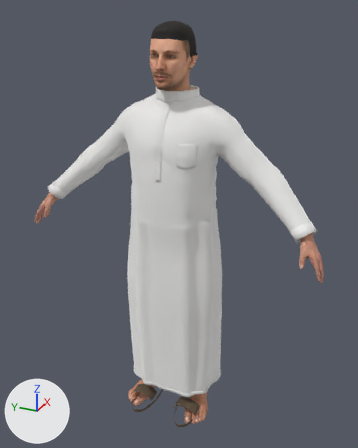
The glTF model src/VRHaji.Web/wwwroot/assets/characters/outfits/man-gamis.glb: old version first, new version second.
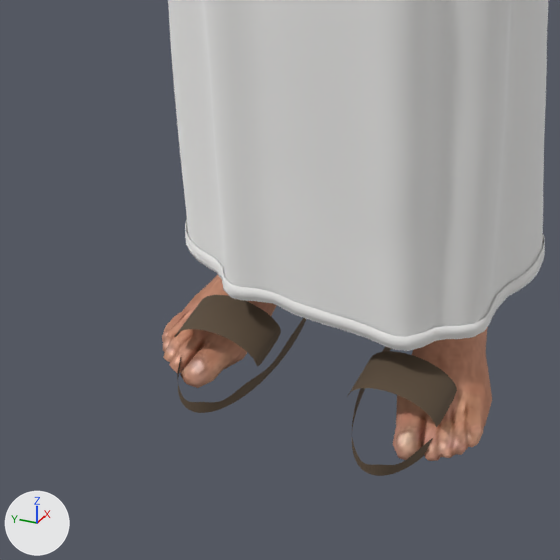
Each version appears first whole from a 50 mm lens placed at (-1.797, -0.844, 1.876), pointed at (0.05, -0.013, 0.953), and next in a close-up on the part from 25% to 63% of the width and 70% to 100% of the height. Every picture has the same lights, and +X, +Y and +Z are marked at lower left. The first two pictures are the older version. Where no turn or scale is listed for an object, it has been applied to the vertices.

In view in the first close-up: 'Robe_Dress', 'Robe_Hem', 'Sandal_L', 'Sandal_R', 'Sandal_Strap_L', 'Sandal_Strap_R', 'Skin_Feet'.
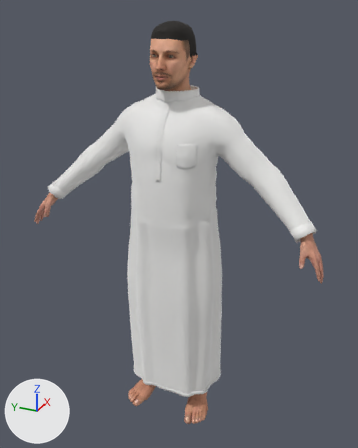
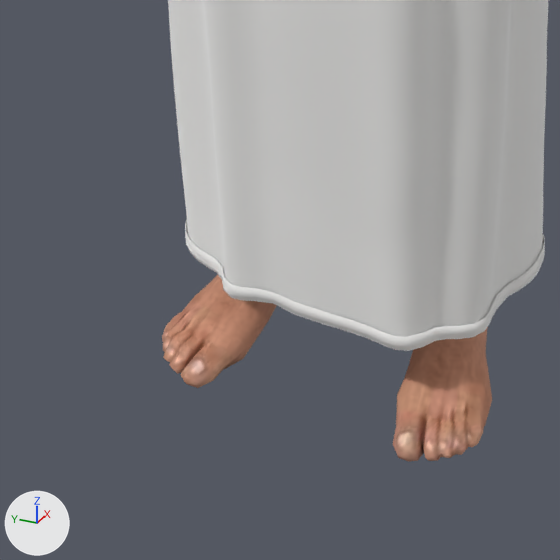
Boxes (x1, y1, x2, y2) around the edits, measured in the close-ups (560 x 560 px):
'Sandal_Strap_L', deleted (brown)
    before: (347, 351, 457, 427)
'Sandal_Strap_R', deleted (brown)
    before: (175, 295, 281, 366)
'Sandal_R', deleted
    before: (177, 318, 306, 413)
'Sandal_L', deleted
    before: (352, 346, 433, 476)

Diff of the bpy script that builds the scene:
```diff
--- a/src/VRHaji.Web/wwwroot/assets/characters/outfits/man-gamis.glb.py
+++ b/src/VRHaji.Web/wwwroot/assets/characters/outfits/man-gamis.glb.py
@@ ob_sandal_l @@
-ob_sandal_l = bpy.data.objects.new('Sandal_L', me_sandal_l)
-ob_sandal_l.location = (0.0, -0.001, 0.895)
@@ ob_sandal_r @@
-ob_sandal_r = bpy.data.objects.new('Sandal_R', me_sandal_r)
-ob_sandal_r.location = (0.0, -0.001, 0.895)
@@ ob_sandal_strap_l @@
-ob_sandal_strap_l = bpy.data.objects.new('Sandal_Strap_L', me_sandal_strap_l)
-ob_sandal_strap_l.location = (0.0, -0.001, 0.895)
@@ ob_sandal_strap_r @@
-ob_sandal_strap_r = bpy.data.objects.new('Sandal_Strap_R', me_sandal_strap_r)
-ob_sandal_strap_r.location = (0.0, -0.001, 0.895)
```
